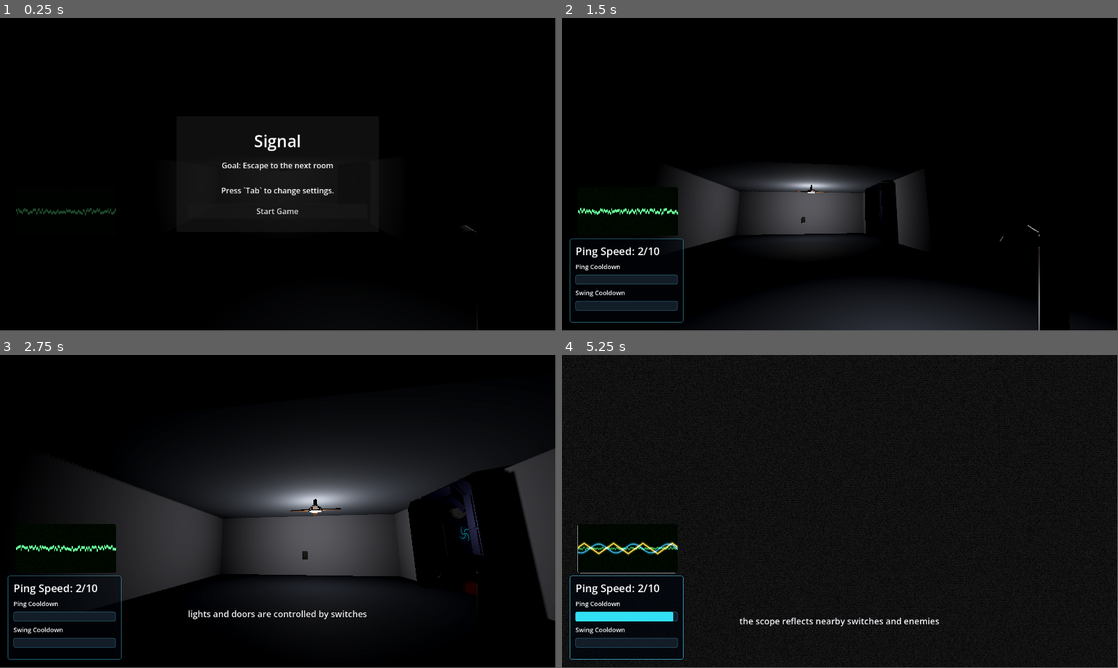
Above: before the commit, frames 1-4 (two rows, left to right).
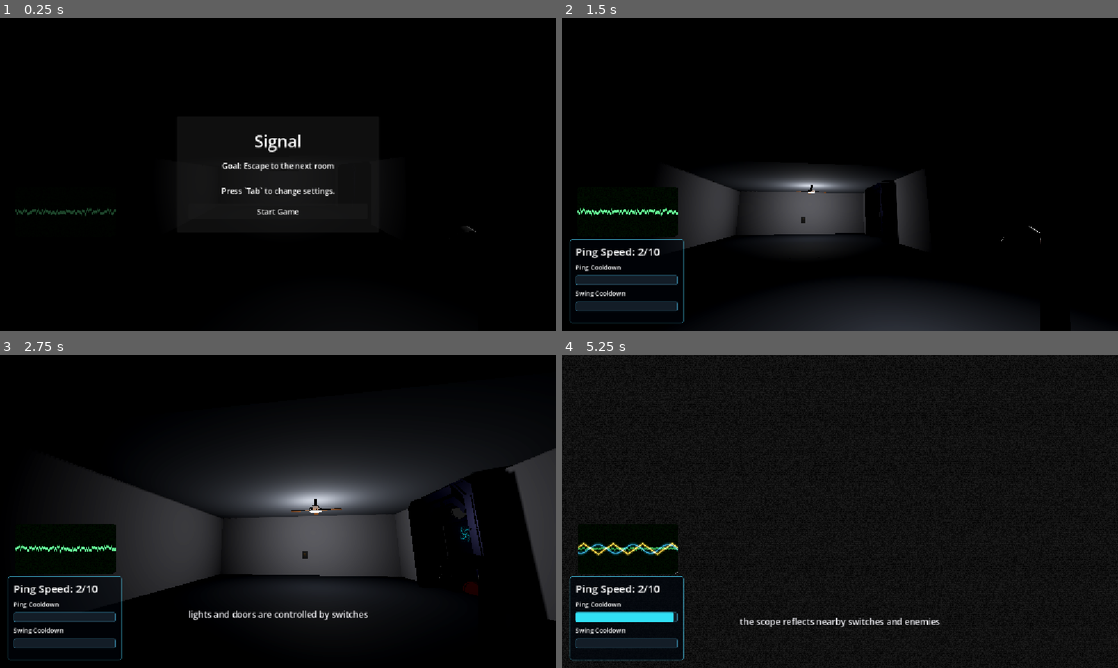
Above: after the commit, the same moments.

Repository: frkatona/LD59-Signal
Game: Godot game, scene res://scenes/main.tscn
The game is run twice, just before and just after one commit, with the same random seed, the same clock (stepped at 60 frames per second) and the same inputs. Sound files missing from this copy of the repository are replaced by a short silence.
Inputs (mouse positions are in pixels of both pictures, inside the frame that each line leads up to):
- Up to frame 1 (0.25 s): no input
- Up to frame 2 (1.5 s): click "Start Game" at 0.5 s; tap Enter at 1.25 s; move the mouse to (867, 171) at 1.27 s; hold W from 1.28 s (still down); hold E (interact) from 1.28 s (still down); click (867, 171) at 1.42 s
- Up to frame 3 (2.75 s): keep holding W; tap Space at 1.52, 2.27 s; move the mouse to (250, 511) at 2.02 s; release E (interact) at 2.03 s; tap F (sonar_ping) at 2.1 s
- Up to frame 4 (5.25 s): keep holding W; move the mouse to (851, 505) at 2.77 s; hold G (toggle_sonar_mode) 2.78-3.53 s; move the mouse to (834, 514) at 3.52 s; tap Backspace (toggle_world_energy) at 3.6 s; click (834, 514) at 3.67 s; tap Space at 3.77, 4.52 s; move the mouse to (878, 514) at 4.27 s; hold E (interact) 4.28-5.03 s; move the mouse to (795, 508) at 5.02 s; tap F (sonar_ping) at 5.1 s
In our replay, the window is 799x449 before the commit and 800x450 after it. These sizes can differ from the game's own. Grey fills any space a smaller window leaves; there, only what the larger window draws over its background counts as a difference.

The runs differ from the first frame. In frame 1, 0.8% of the frame differs, in the area x 2-86%, y 37-100%; in frame 2, 1.2%; in frame 3, 1.7%; in frame 4, 1.8%, in the area x 1-80%, y 44-98%.

Commit message:
Fix hint position when scaling the game window.

Diff:
--- a/project.godot
+++ b/project.godot
@@ -18,6 +18,11 @@
 [audio]
 
 buses/default_bus_layout="uid://5tg0fsdhbgga"
+
+[display]
+
+window/stretch/mode="canvas_items"
+window/stretch/aspect="expand"
 
 [global_group]
 
--- a/scenes/main.tscn
+++ b/scenes/main.tscn
@@ -261,11 +261,26 @@
 
 [node name="PromptRoot" type="Control" parent="Player/InteractionUI" unique_id=1205106942]
 layout_mode = 3
-anchors_preset = 0
+anchors_preset = 15
+anchor_right = 1.0
+anchor_bottom = 1.0
+grow_horizontal = 2
+grow_vertical = 2
+size_flags_horizontal = 4
 
 [node name="InteractionPrompt" type="Label" parent="Player/InteractionUI/PromptRoot" unique_id=1002843626]
-visible = false
-layout_mode = 0
+layout_mode = 1
+anchors_preset = 7
+anchor_left = 0.5
+anchor_top = 1.0
+anchor_right = 0.5
+anchor_bottom = 1.0
+offset_left = -79.5
+offset_top = -138.0
+offset_right = 79.5
+offset_bottom = -115.0
+grow_horizontal = 2
+grow_vertical = 0
 text = "Press E to open door"
 
 [node name="StartingPlatform" type="Node3D" parent="." unique_id=344805846]
@@ -420,10 +435,10 @@
 [node name="fan" parent="Room1/Props" unique_id=594698607 groups=["sonar_reveal"] instance=ExtResource("3_jyhfs")]
 transform = Transform3D(0.6276457, 0, 0, 0, 0.6276457, 0, 0, 0, 0.6276457, 0.66948557, 3.4538434, 0.6211808)
 
-[node name="fan" parent="Room1/Props/fan" index="0" unique_id=1932814783 groups=["sonar_occluder"]]
+[node name="fan" parent="Room1/Props/fan" index="0" unique_id=749048863 groups=["sonar_occluder"]]
 cast_shadow = 0
 
-[node name="fanblades" parent="Room1/Props/fan/fan" index="1" unique_id=1602824703]
+[node name="fanblades" parent="Room1/Props/fan/fan" index="1" unique_id=95822170]
 cast_shadow = 0
 
 [node name="light-switch" parent="Room1/Props" unique_id=914163819 instance=ExtResource("18_light_switch")]
@@ -570,7 +585,7 @@
 [node name="stepping-stone" parent="EndGame/SteppingStones" unique_id=1158499491 instance=ExtResource("5_tbgi4")]
 transform = Transform3D(-0.39261004, 0, -0.91970503, 0, 1, 0, 0.91970503, 0, -0.39261004, -1.8814359, -0.5801451, 11.389015)
 
-[node name="Cylinder" parent="EndGame/SteppingStones/stepping-stone" index="0" unique_id=1442778864 groups=["sonar_reveal"]]
+[node name="Cylinder" parent="EndGame/SteppingStones/stepping-stone" index="0" unique_id=755835401 groups=["sonar_reveal"]]
 
 [node name="Cylinder2" type="MeshInstance3D" parent="EndGame/SteppingStones/stepping-stone" unique_id=605880380 groups=["sonar_reveal"]]
 transform = Transform3D(1.3231832, 0, 2.9802322e-08, 0, 1, 0, 0, 0, 1.2966664, 5.1419945, 0.8881767, -2.6012752)
--- a/scripts/tutorial_hint_trigger.gd
+++ b/scripts/tutorial_hint_trigger.gd
@@ -27,5 +27,5 @@
 	controller.call("show_temporary_hint", hint_text, hint_duration_seconds)
 	if one_shot:
 		has_triggered = true
-		monitoring = false
-		monitorable = false
+		set_deferred("monitoring", false)
+		set_deferred("monitorable", false)
